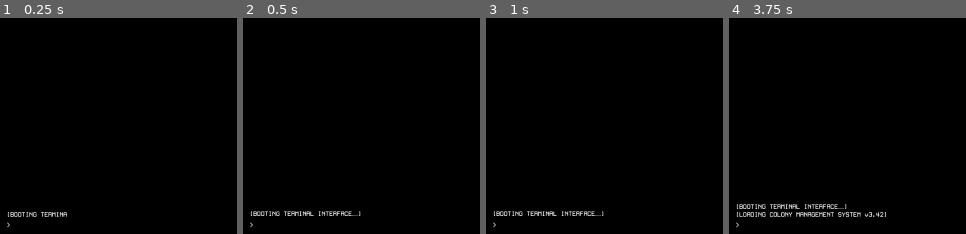
Above: before the commit, frames 1-4 (left to right).
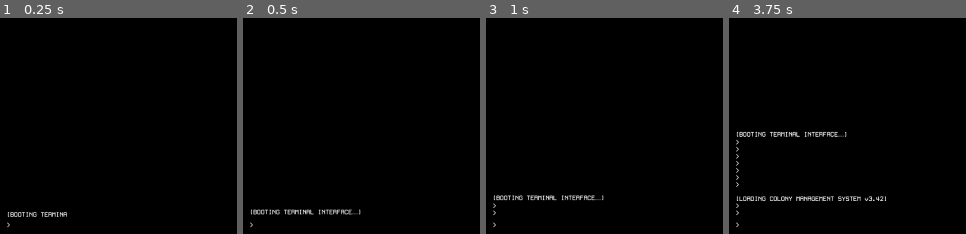
Above: after the commit, the same moments.

Repository: bsuster/Outpost-Equilibrium
Game: Godot game, scene res://scenes/levels/main_scene.tscn
Same seed, same stepped clock (60 frames per second), same inputs: the game is played once before the commit and once after it. Sound files missing from this copy of the repository are replaced by a short silence.
Inputs:
- Up to frame 1 (0.25 s): no input
- Up to frame 2 (0.5 s): no input
- Up to frame 3 (1 s): tap Enter (ui_accept) at 0.5 s; hold Enter (ui_accept) from 0.53 s (still down)
- Up to frame 4 (3.75 s): release Enter (ui_accept) at 1.28 s; tap Enter (ui_accept) at 1.35, 1.52, 1.82, 2, 2.85, 3.02, 3.32 s; hold Enter (ui_accept) 2.03-2.78 s; hold Enter (ui_accept) from 3.53 s (still down)

Frame 1 is identical in both runs. In frame 2, 0.9% of the frame differs, in the area x 3-50%, y 88-92%; in frame 3, 1.5%; in frame 4, 3.5%, in the area x 2-67%, y 52-93%.

Commit message:
Added more fleshed out commands

Diff:
--- a/data/data.json
+++ b/data/data.json
@@ -2,47 +2,62 @@
 	"commands": {
 		"stabilize_air": {
 			"success": [
-				"Air scrubbers hum to life. Colonists breathe easier.",
-				"Atmospheric systems stabilized. Breathing quality improved."
+				"Air scrubbers hum to life. Colonists breathe easier.\n[color=green][+15 Oxygen][/color]\n[color=red][-10 Power][/color]",
+				"Atmospheric systems stabilized. Breathing quality improved.\n[color=green][+15 Oxygen][/color]\n[color=red][-10 Power][/color]"
 			],
 			"failure": [
 				"Scrubbers failed to initialize. Manual override required."
 				],
 			"effects": {
-				"atmosphere": 15,
+				"oxygen": 15,
 				"power": -10
 			}
 		},
 		"cultivate_crops": {
 			"success": [
-				"Hydroponic trays activated. Crops begin to flourish.",
-				"Greenhouse systems rerouted. Food production initiated."
+				"Hydroponic trays activated. Crops begin to flourish.\n[color=green][+20 Food][/color]\n[color=red][-5 Oxygen][/color]",
+				"Greenhouse systems rerouted. Food production initiated.\n[color=green][+20 Food][/color]\n[color=red][-5 Oxygen][/color]"
 			],
 			"failure": [
 				"The crops have been infected by unkown contageon"
 			],
 			"effects": {
 				"food": 20,
-				"atmosphere": -5
+				"oxygen": -5
 			}
+		},
+		"exit": {
+			"success": [
+				"Are you sure you wish to abandon your post?\n[color=red][YES][/color] or [color=green][NO][/color]"
+			]
+		},
+		"yes": {
+			"success": [
+				""
+			]
+		},
+		"no": {
+			"success": [
+				""
+			]
 		},
 		"help": {
 			"success": [
 				"--- AVAILABLE COMMANDS ---------------------------------------------------
-generate_oxygen
-	- Increases Oxygen by 15%
+stabilize_air
+	- Increases Atmosphere by 15%
 	- Consumes 10% Power
 
-grow_food
+cultivate_crops
 	- Increases Food by 20%
-	- Consumes 5% Oxygen
+	- Consumes 5% Atmosphere
 
 recharge_power [sunlight|no_sunlight]
 	- Increases Power by 20% if sunlight is available
 	- Fails if no_sunlight is specified or event prevents solar charging
 
 recycle_waste
-	- Increases Oxygen by 10% and Food by 10%
+	- Increases Atmosphere by 10% and Food by 10%
 	- Consumes 10% Power
 
 sleep
@@ -76,11 +91,11 @@
 	"warnings": {
 		"low_power": ">> CRITICAL: Power Grid is dangerously low. Life support at risk.",
 		"low_food": ">> WARNING: Food Stores depleted. Colonists are starving.",
-		"low_atmosphere": ">> ALERT: Air quality is poor. Oxygen tanks depleted."
+		"low_oxygen": ">> ALERT: Air quality is poor. Oxygen tanks depleted."
 	},
 	"game_over": {
 		"power": ">> SYSTEM FAILURE: Power Grid collapsed. Life support offline.",
-		"atmosphere": ">> COLONY FAILURE: Oxygen supply exhausted.",
+		"oxygen": ">> COLONY FAILURE: Oxygen supply exhausted.",
 		"food": ">> POPULATION FAILURE: All food reserves lost. Colonists perished."
 	}
 }
--- a/scenes/characters/terminal.gd
+++ b/scenes/characters/terminal.gd
@@ -9,10 +9,12 @@
 @onready var type_audio_player: AudioStreamPlayer2D = $AudioPlayer_Typing
 
 var is_printing: bool = false
+var previous_command: String = ""
 
 func _ready():
 	terminal_input.set_keep_editing_on_text_submit(true)
-	#enable_input()
+	if get_tree().current_scene == self:
+		enable_input()
 
 func _input(event):
 	if event.is_action_pressed("ui_accept"):
@@ -30,24 +32,38 @@
 	if is_printing:
 		return
 	var command = terminal_input.text
+	var regex = RegEx.new()
+	regex.compile("\\[.*?\\]")
+	command = regex.sub(command, "", true).to_lower()
 	terminal_input.clear()
 
 	var command_arr = command.split(" ")
 	var command_text = "> " + command
+	print_terminal_output(command_text)
+	await printing_done
 	if not CommandManager.has_command(command):
 		return
 
 	var command_output = CommandManager.exec_command(command_arr[0])
 
-	print_terminal_output( "\n\n" + command_text + "\n\n" + command_output)
+	print_terminal_output(command_output)
 
 func print_terminal_output(output: String) -> void:
 	is_printing = true
+	var typing_pitch_range = range(7, 8, 1)
 	var characters = output.split()
 	for character in characters:
-		terminal_output.text += character
-		type_audio_player.play(0.09)
+		if character == "\n":
+			randomize()
+			var new_pitch_scale = typing_pitch_range.pick_random() / 10.0
+			type_audio_player.pitch_scale = new_pitch_scale
+		_print_character(character)
 		await get_tree().create_timer(0.0001).timeout
 
+	_print_character("\n")
 	is_printing = false
 	printing_done.emit()
+
+func _print_character(character: String) -> void:
+	terminal_output.text += character
+	type_audio_player.play(0.09)
--- a/scenes/characters/terminal.tscn
+++ b/scenes/characters/terminal.tscn
@@ -33,6 +33,7 @@
 unique_name_in_owner = true
 layout_mode = 2
 size_flags_vertical = 3
+bbcode_enabled = true
 scroll_following = true
 vertical_alignment = 2
 
@@ -59,5 +60,5 @@
 
 [node name="AudioPlayer_Typing" type="AudioStreamPlayer2D" parent="."]
 stream = ExtResource("3_0td1w")
-volume_db = -12.0
+volume_db = -18.0
 pitch_scale = 0.8
--- a/singletons/command_manager.gd
+++ b/singletons/command_manager.gd
@@ -3,6 +3,7 @@
 
 var commands: Dictionary
 
+var previous_command: String = ""
 
 func _init():
 	_restore_data()
@@ -10,12 +11,28 @@
 func _restore_data():
 	commands = Globals.base_game_data["commands"]
 
-func has_command(command) -> bool:
+func has_command(command: String) -> bool:
 	return commands.has(command)
 
 func exec_command(command) -> String:
 	var command_dict = commands[command]
-	var _is_success = true
+	if previous_command == "exit":
+		if command == "yes":
+			get_tree().quit()
+		elif command == "no":
+			previous_command = ""
+			return ""
+		else:
+			return ""
 	if not command_dict.has_all(["success", "failure", "effects"]):
+		previous_command = command
 		return command_dict["success"][0]
-	return ""
+
+	randomize()
+	var is_success = randi_range(0,10) <= 7
+	if is_success:
+		previous_command = command
+		return command_dict["success"].pick_random()
+
+	previous_command = command
+	return command_dict["failure"].pick_random()
